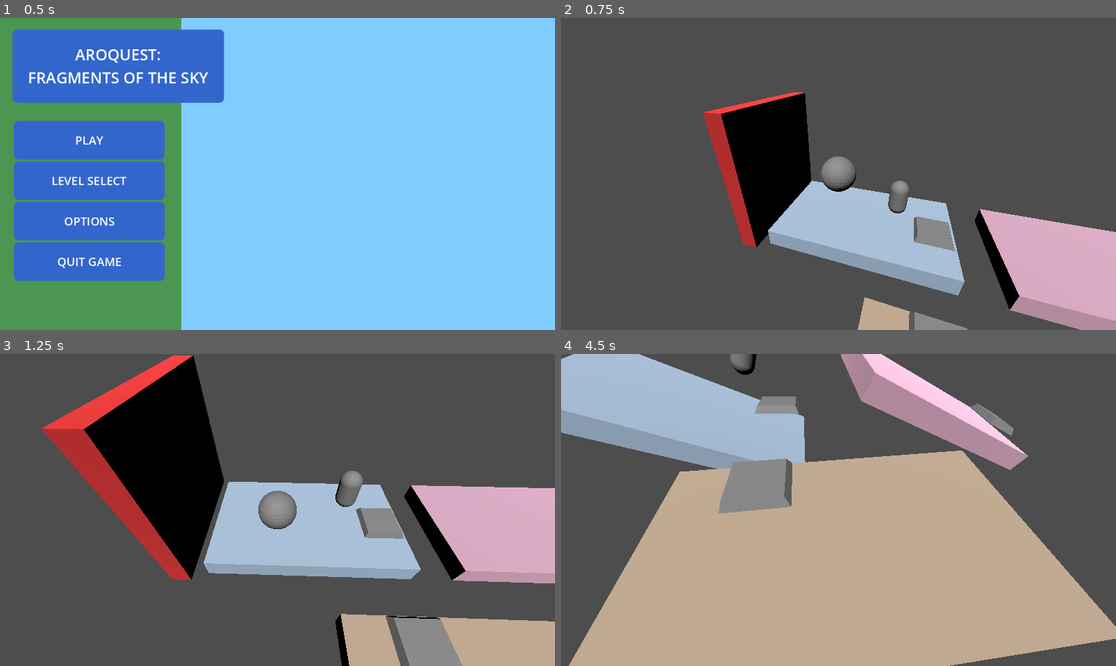
Above: before the commit, frames 1-4 (two rows, left to right).
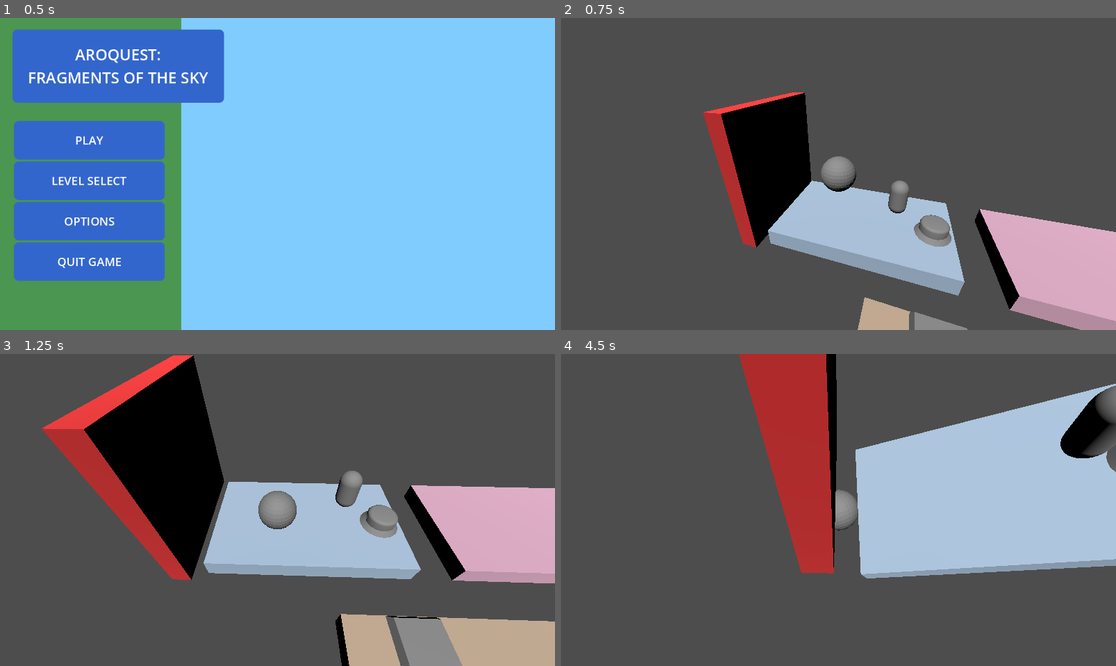
Above: after the commit, the same moments.

Repository: abhinavk0714/csce552-3d-game
Game: Godot game, scene res://scenes/ui/main_menu.tscn
The game is run twice, just before and just after one commit, with the same random seed, the same clock (stepped at 60 frames per second) and the same inputs. Sound files missing from this copy of the repository are replaced by a short silence.
Inputs:
- Up to frame 1 (0.5 s): no input
- Up to frame 2 (0.75 s): click "PLAY" at 0.5 s
- Up to frame 3 (1.25 s): no input
- Up to frame 4 (4.5 s): hold Right (ui_right) 1.28-2.03 s; hold Down (ui_down) 2.03-2.78 s; hold Right (ui_right) 2.78-3.53 s; hold Up (ui_up) 3.53-4.28 s; hold Left (ui_left) from 4.28 s (still down)

Frame 1 is identical in both runs. In frame 2, 0.3% of the frame differs, in the area x 63-71%, y 63-75%; in frame 3, 0.3%; in frame 4, 80%, in the area x 0-100%, y 0-100%.

Commit message:
added reset feature back

Diff:
--- a/project.godot
+++ b/project.godot
@@ -21,3 +21,11 @@
 UIManager="*res://scripts/managers/UIManager.gd"
 AudioManager="*res://scripts/managers/AudioManager.gd"
 SaveLoadSystem="*res://scripts/managers/SaveLoadSystem.gd"
+
+[input]
+
+ui_reset={
+"deadzone": 0.2,
+"events": [Object(InputEventKey,"resource_local_to_scene":false,"resource_name":"","device":-1,"window_id":0,"alt_pressed":false,"shift_pressed":false,"ctrl_pressed":false,"meta_pressed":false,"pressed":false,"keycode":0,"physical_keycode":82,"key_label":0,"unicode":114,"location":0,"echo":false,"script":null)
+]
+}
--- /dev/null
+++ b/scenes/game_objects/ball.gd
@@ -0,0 +1,20 @@
+extends RigidBody3D
+
+var start_transform: Transform3D
+
+func _ready():
+	# Store the starting transform
+	start_transform = global_transform
+	get_node("/root/test_world/DeathBarrier").body_collided.connect(restart)
+
+func _process(delta):
+	if Input.is_action_just_pressed("ui_reset"):
+		restart()
+
+func restart():
+	# Safely teleport the rigidbody back
+	linear_velocity = Vector3.ZERO
+	angular_velocity = Vector3.ZERO
+	freeze = true
+	global_transform = start_transform
+	freeze = false
--- a/scenes/game_objects/ball.tscn
+++ b/scenes/game_objects/ball.tscn
@@ -1,12 +1,14 @@
-[gd_scene load_steps=4 format=3 uid="uid://38yglc2vup1v"]
+[gd_scene load_steps=5 format=3 uid="uid://38yglc2vup1v"]
 
 [ext_resource type="ArrayMesh" uid="uid://b206hjjtm8dir" path="res://assets/models/Ball.obj" id="1_x8fbi"]
+[ext_resource type="Script" uid="uid://b4mpx58p0tyly" path="res://scenes/game_objects/ball.gd" id="1_xprjw"]
 [ext_resource type="Script" uid="uid://d2bjfpe1mojqv" path="res://scenes/game_objects/gimbal.gd" id="2_0ljj6"]
 
 [sub_resource type="SphereShape3D" id="SphereShape3D_41u45"]
 radius = 1.0
 
 [node name="Ball" type="RigidBody3D"]
+script = ExtResource("1_xprjw")
 
 [node name="MeshInstance3D" type="MeshInstance3D" parent="."]
 mesh = ExtResource("1_x8fbi")
--- a/scenes/game_objects/button.tscn
+++ b/scenes/game_objects/button.tscn
@@ -1,14 +1,16 @@
 [gd_scene load_steps=6 format=3 uid="uid://ck7yaixjvjmrb"]
 
-[ext_resource type="Script" uid="uid://cem4y11my213u" path="res://scripts/controllers/button.gd" id="1_ybjr1"]
-[ext_resource type="Script" path="res://scripts/components/ButtonInteraction.gd" id="1_button_interaction"]
-[ext_resource type="ArrayMesh" uid="uid://btxo21lh71dh1" path="res://assets/models/TempSpring.obj" id="2_5ktqh"]
+[ext_resource type="Script" uid="uid://dudsx4e1wg4gu" path="res://scripts/components/ButtonInteraction.gd" id="1_button_interaction"]
+[ext_resource type="Script" uid="uid://ceqvwpv5d6ohd" path="res://scripts/controllers/button.gd" id="1_ybjr1"]
+[ext_resource type="ArrayMesh" uid="uid://dbeps842snw6c" path="res://assets/models/FancyButton.obj" id="2_5ktqh"]
 
-[sub_resource type="BoxShape3D" id="BoxShape3D_boyml"]
-size = Vector3(1, 0.5, 1)
+[sub_resource type="CylinderShape3D" id="CylinderShape3D_lt4ra"]
+height = 0.39100647
+radius = 1.0
 
-[sub_resource type="BoxShape3D" id="BoxShape3D_ka4py"]
-size = Vector3(2, 1, 2)
+[sub_resource type="CylinderShape3D" id="CylinderShape3D_iqtcf"]
+height = 0.5
+radius = 0.75
 
 [node name="Button" type="AnimatableBody3D"]
 script = ExtResource("1_ybjr1")
@@ -17,12 +19,12 @@
 mesh = ExtResource("2_5ktqh")
 
 [node name="CollisionShape3D" type="CollisionShape3D" parent="."]
-transform = Transform3D(1, 0, 0, 0, 1, 0, 0, 0, 1, 0, -0.25, 0)
-shape = SubResource("BoxShape3D_boyml")
+transform = Transform3D(1, 0, 0, 0, 1, 0, 0, 0, 1, 0, 0.31150055, 0)
+shape = SubResource("CylinderShape3D_lt4ra")
 
 [node name="Area3D" type="Area3D" parent="."]
 script = ExtResource("1_button_interaction")
 
 [node name="CollisionShape3D" type="CollisionShape3D" parent="Area3D"]
-transform = Transform3D(1, 0, 0, 0, 1, 0, 0, 0, 1, 0, 0.52323854, 0)
-shape = SubResource("BoxShape3D_ka4py")
+transform = Transform3D(1, 0, 0, 0, 1, 0, 0, 0, 1, 0, 0.58610475, 0)
+shape = SubResource("CylinderShape3D_iqtcf")
--- /dev/null
+++ b/scenes/game_objects/death_barrier.gd
@@ -0,0 +1,23 @@
+extends Area3D
+
+@export var objects_to_reset: Array[NodePath] = []
+
+signal body_collided(body: Node3D)
+
+var _bodies_in_area = []
+
+func _ready():
+	body_entered.connect(_on_body_entered)
+
+#func _process(delta):
+	#body_entered.connect(_on_body_entered)
+	#if body_entered:
+		#print("hi")
+
+
+func _on_body_entered(body):
+	if body is RigidBody3D:
+		print("Body fell:", body.name)
+		body_collided.emit(body)
+		#body.restart()
+		#print(get_path())
--- /dev/null
+++ b/scenes/game_objects/death_barrier.tscn
@@ -0,0 +1,16 @@
+[gd_scene load_steps=3 format=3 uid="uid://ckarwkj25fl75"]
+
+[ext_resource type="Script" uid="uid://bnmnit6v14blt" path="res://scenes/game_objects/death_barrier.gd" id="1_vtiah"]
+
+[sub_resource type="BoxShape3D" id="BoxShape3D_sku1o"]
+size = Vector3(50, 30, 50)
+
+[node name="DeathBarrier" type="Area3D"]
+transform = Transform3D(1, 0, 0, 0, 1, 0, 0, 0, 1, 0, 32.752724, 0)
+script = ExtResource("1_vtiah")
+
+[node name="PhysicalBarrier" type="CollisionShape3D" parent="."]
+transform = Transform3D(1, 0, 0, 0, 1, 0, 0, 0, 1, 0, -15, 0)
+shape = SubResource("BoxShape3D_sku1o")
+
+[connection signal="body_entered" from="." to="." method="_on_body_entered"]
--- a/scenes/levels/test_world.tscn
+++ b/scenes/levels/test_world.tscn
@@ -9,6 +9,7 @@
 [ext_resource type="PackedScene" uid="uid://d2rxu3qyjw74x" path="res://scenes/game_objects/spring.tscn" id="4_dsnr4"]
 [ext_resource type="PackedScene" uid="uid://beyd4vgb20cfv" path="res://scenes/game_objects/static_platform.tscn" id="4_lf0gk"]
 [ext_resource type="Script" uid="uid://575rw0p5emj1" path="res://scripts/controllers/CameraFollow.gd" id="5_camera"]
+[ext_resource type="PackedScene" uid="uid://ckarwkj25fl75" path="res://scenes/game_objects/death_barrier.tscn" id="10_dubqp"]
 
 [node name="test_world" type="Node3D"]
 
@@ -16,7 +17,6 @@
 transform = Transform3D(1, 0, 0, 0, 0.7815858, 0.6237978, 0, -0.6237978, 0.7815858, -1.1134114, 7.0328975, 7.713152)
 script = ExtResource("5_camera")
 target = NodePath("../Ball")
-offset = Vector3(0, 7, 7)
 
 [node name="Ball" parent="." instance=ExtResource("3_1lwx6")]
 transform = Transform3D(1, 0, 0, 0, 1, 0, 0, 0, 1, -8.630741, 4, -5.6505127)
@@ -48,3 +48,6 @@
 
 [node name="DirectionalLight3D" type="DirectionalLight3D" parent="."]
 transform = Transform3D(1, 0, 0, 0, 0.5188628, 0.8548575, 0, -0.8548575, 0.5188628, 0, 9.366883, 0)
+
+[node name="DeathBarrier" parent="." instance=ExtResource("10_dubqp")]
+transform = Transform3D(1, 0, 0, 0, 1, 0, 0, 0, 1, 0, -6.184704, 0)
--- a/scripts/controllers/biaxial_platform.gd
+++ b/scripts/controllers/biaxial_platform.gd
@@ -2,19 +2,24 @@
 
 @export var min_angle: float = -30.0
 @export var max_angle: float = 30.0
-@export var rotation_speed: float = 60.0
+@export var rotation_speed: float = 120.0
+
+var start_transform: Transform3D # This class's version so I suppose
+func _ready():
+	# Store the starting transform
+	start_transform = global_transform
 
 func _process(delta):
 	var input_dir_z = 0.0
 	var input_dir_x = 0.0
 	if Input.is_action_pressed("ui_left"):
+		input_dir_z -= 1.0
+	if Input.is_action_pressed("ui_right"):
 		input_dir_z += 1.0
-	if Input.is_action_pressed("ui_right"):
-		input_dir_z -= 1.0
 	if Input.is_action_pressed("ui_down"):
+		input_dir_x -= 1.0
+	if Input.is_action_pressed("ui_up"):
 		input_dir_x += 1.0
-	if Input.is_action_pressed("ui_up"):
-		input_dir_x -= 1.0
 
 	if input_dir_x != 0.0:
 		var new_rotation = rotation_degrees.x + rotation_speed * input_dir_x * delta
@@ -23,3 +28,11 @@
 	if input_dir_z != 0.0:
 		var new_rotation = rotation_degrees.z + rotation_speed * input_dir_z * delta
 		rotation_degrees.z = clamp(new_rotation, min_angle, max_angle)
+
+	# Reset Logic:
+	if Input.is_action_just_pressed("ui_reset"):
+		restart()
+
+func restart():
+	print("r")
+	global_transform = start_transform
--- a/scripts/controllers/uniaxial_platform.gd
+++ b/scripts/controllers/uniaxial_platform.gd
@@ -2,15 +2,28 @@
 
 @export var min_angle: float = -30.0
 @export var max_angle: float = 30.0
-@export var rotation_speed: float = 60.0
+@export var rotation_speed: float = 120.0
+
+var start_transform: Transform3D
+
+func _ready():
+	# Store the starting transform
+	start_transform = global_transform
 
 func _process(delta):
 	var input_dir = 0.0
 	if Input.is_action_pressed("ui_left"):
+		input_dir -= 1.0
+	if Input.is_action_pressed("ui_right"):
 		input_dir += 1.0
-	if Input.is_action_pressed("ui_right"):
-		input_dir -= 1.0
 
 	if input_dir != 0.0:
 		var new_rotation = rotation_degrees.z + rotation_speed * input_dir * delta
 		rotation_degrees.z = clamp(new_rotation, min_angle, max_angle)
+
+	# Reset Logic:
+	if Input.is_action_just_pressed("ui_reset"):
+		restart()
+
+func restart():
+	global_transform = start_transform
Not shown, added: assets/models/FancyButton.obj
Not shown, added: assets/models/FancyButton.obj.import
Not shown, added: scenes/game_objects/ball.gd.uid
Not shown, added: scenes/game_objects/death_barrier.gd.uid
Not shown: 1 places in scenes/levels/test_world.tscn that only renumber resources
